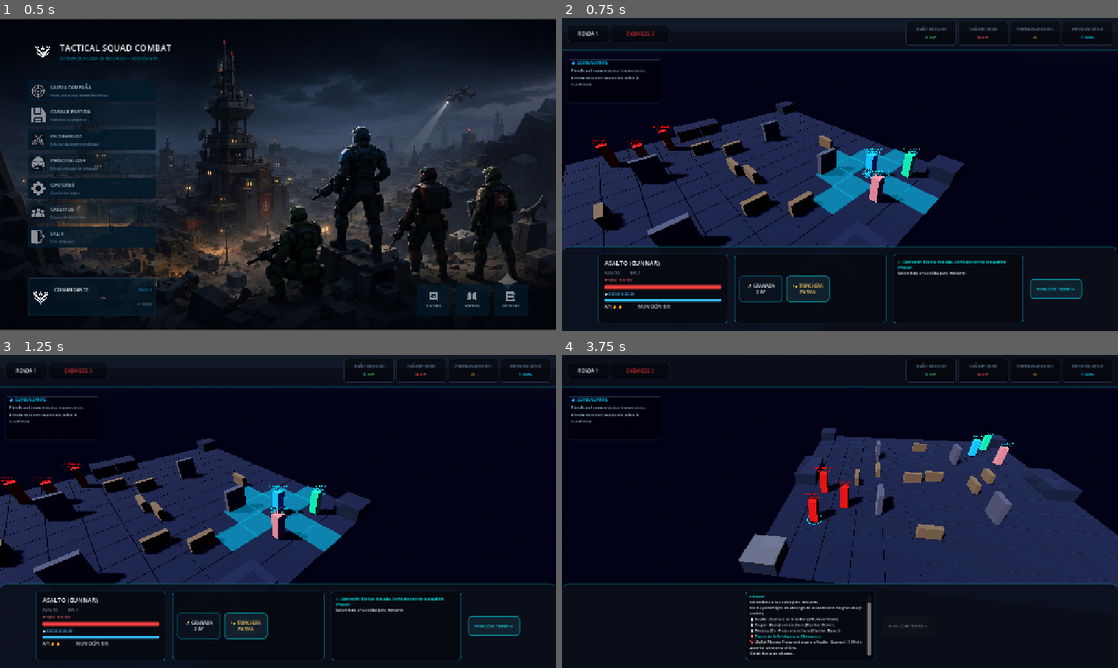
Above: before the commit, frames 1-4 (two rows, left to right).
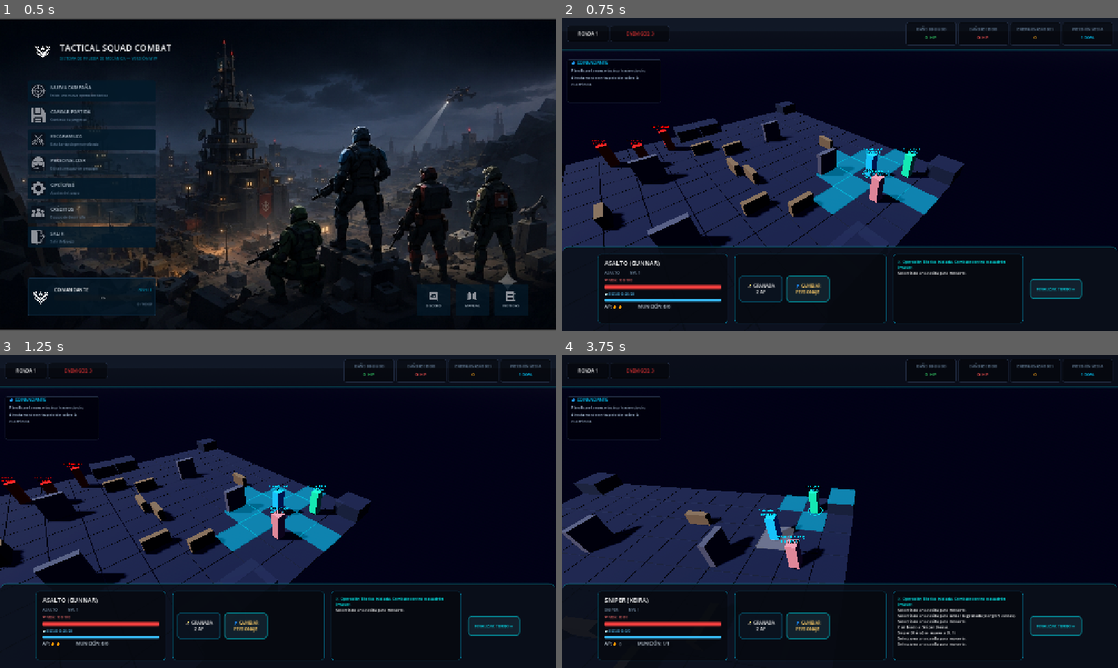
Above: after the commit, the same moments.

Repository: axel-molina/WarTacticGame
Game: Godot game, scene res://scenes/menu/menu_scene.tscn
Two runs of this game, one before a commit and one after it. Both use one fixed random seed, a clock stepped at 60 frames per second and the inputs below.
Inputs (mouse positions are in pixels of both pictures, inside the frame that each line leads up to):
- Up to frame 1 (0.5 s): no input
- Up to frame 2 (0.75 s): click (650, 140) at 0.5 s
- Up to frame 3 (1.25 s): no input
- Up to frame 4 (3.75 s): click "💣 GRANADA 2 AP" at 1.25 s; click "🚧 TRINCHERA PASIVA" (after the commit: "👤 CAMBIAR PERSONAJE") at 2 s; tap Enter at 2.75 s; move the mouse to (962, 495) at 2.77 s; hold Right (ui_right) 2.78-3.5 s; hold Q 2.78-3.5 s; click (962, 495) at 2.92 s; drag from (728, 527) to (812, 574) at 3.52 s

Frame 1 is identical in both runs. In frame 2, less than 0.1% of the frame differs, in the area x 41-47%, y 84-89%; in frame 3, less than 0.1%; in frame 4, 36%, in the area x 0-100%, y 23-98%.

Commit message:
Restore character switching, weapon fire mechanics, and tactical red highlighting for shooting/grenades based on approved plan

Diff:
--- a/tactical-squad-combat/project.godot
+++ b/tactical-squad-combat/project.godot
@@ -29,7 +29,6 @@
 window/size/viewport_height=720
 window/size/mode=3
 window/stretch/mode="canvas_items"
-window/stretch/aspect="keep"
 
 [editor_plugins]
 
--- a/tactical-squad-combat/scenes/ui/hud.tscn
+++ b/tactical-squad-combat/scenes/ui/hud.tscn
@@ -458,8 +458,8 @@
 theme_override_colors/font_color = Color(1, 0.8, 0.4, 1)
 theme_override_font_sizes/font_size = 10
 theme_override_styles/normal = SubResource("StyleBoxFlat_TurnButton")
-text = "🚧 TRINCHERA
-PASIVA"
+text = "👤 CAMBIAR
+PERSONAJE"
 
 [node name="LogPanel" type="PanelContainer" parent="HUD/BottomPanel/HBox"]
 custom_minimum_size = Vector2(300, 160)
--- a/tactical-squad-combat/scripts/autoloads/game_manager.gd
+++ b/tactical-squad-combat/scripts/autoloads/game_manager.gd
@@ -201,28 +201,12 @@
 				break
 
 func execute_enemy_turns() -> void:
-	# Simple direct AI execution for Hito 2
+	var grid_manager = get_tree().current_scene.get_node("GridManager") as GridManager
+	# Execute tactical AI for each alive enemy
 	for enemy in all_soldiers:
 		if is_instance_valid(enemy) and enemy.is_enemy and enemy.stats.hp > 0:
-			# Find closest player
-			var closest_player = null
-			var min_dist = 999
-			for player in all_soldiers:
-				if is_instance_valid(player) and not player.is_enemy and player.stats.hp > 0:
-					var dist = CombatCalculator.get_distance(enemy.grid_position, player.grid_position)
-					if dist < min_dist:
-						min_dist = dist
-						closest_player = player
-
-			if closest_player:
-				if enemy.stats.ammo <= 0:
-					enemy.stats.ammo = enemy.stats.max_ammo
-					EventBus.combat_log_added.emit("🤖 %s recarga su arma." % [enemy.soldier_name], "info")
-				else:
-					execute_shoot(enemy, closest_player)
-				# Spend remaining AP
-				enemy.stats.ap = 0
-				await get_tree().create_timer(1.0).timeout
+			enemy.stats.ap = enemy.stats.max_ap # Reset enemy AP at start of their action phase
+			await EnemyAIController.execute_enemy_action(enemy, grid_manager)
 
 	# Return turn to player
 	end_turn()
--- a/tactical-squad-combat/scripts/grid/grid_cell.gd
+++ b/tactical-squad-combat/scripts/grid/grid_cell.gd
@@ -40,9 +40,19 @@
 		mesh.position.y = -0.05
 
 
-func set_highlight(value: bool) -> void:
+func set_highlight(value: bool, color_type: String = "cyan") -> void:
 	if highlight_border:
 		highlight_border.visible = value
+		if value:
+			var mat = highlight_border.material_override as StandardMaterial3D
+			if mat:
+				# Duplicar el material para no afectar a todas las celdas simultaneamente
+				var dup_mat = mat.duplicate() as StandardMaterial3D
+				if color_type == "red":
+					dup_mat.albedo_color = Color(1.0, 0.1, 0.1, 0.45) # Rojo traslucido para combate
+				else:
+					dup_mat.albedo_color = Color(0.0, 0.8, 1.0, 0.4)  # Celeste original para movimiento
+				highlight_border.material_override = dup_mat
 
 func _on_mouse_entered() -> void:
 	if hover_border:
--- a/tactical-squad-combat/scripts/grid/grid_manager.gd
+++ b/tactical-squad-combat/scripts/grid/grid_manager.gd
@@ -145,12 +145,12 @@
 			reachable.append(target_pos)
 	return reachable
 
-func highlight_reachable_cells(reachable: Array[Vector2i]) -> void:
+func highlight_reachable_cells(reachable: Array[Vector2i], color_type: String = "cyan") -> void:
 	clear_highlights()
 	for pos in reachable:
 		var cell = get_cell(pos)
 		if cell:
-			cell.set_highlight(true)
+			cell.set_highlight(true, color_type)
 
 func clear_highlights() -> void:
 	for cell in cells_dict.values():
--- a/tactical-squad-combat/scripts/ui/hud_controller.gd
+++ b/tactical-squad-combat/scripts/ui/hud_controller.gd
@@ -202,6 +202,12 @@
 	var grid_manager = get_tree().current_scene.get_node("GridManager") as GridManager
 	if grid_manager:
 		grid_manager.clear_highlights()
+		# Resaltar en rojo las celdas de los enemigos vivos
+		var enemy_cells: Array[Vector2i] = []
+		for s in GameManager.all_soldiers:
+			if is_instance_valid(s) and s.is_enemy and s.stats.hp > 0:
+				enemy_cells.append(s.grid_position)
+		grid_manager.highlight_reachable_cells(enemy_cells, "red")
 
 func _on_btn_reload_pressed() -> void:
 	if not is_instance_valid(selected_soldier): return
@@ -225,23 +231,36 @@
 
 func _on_btn_grenade_pressed() -> void:
 	if not is_instance_valid(selected_soldier): return
-	var closest_enemy = null
-	var min_dist = 999
-	for enemy in GameManager.all_soldiers:
-		if is_instance_valid(enemy) and enemy.is_enemy and enemy.stats.hp > 0:
-			var dist = CombatCalculator.get_distance(selected_soldier.grid_position, enemy.grid_position)
-			if dist < min_dist:
-				min_dist = dist
-				closest_enemy = enemy
-
-	if closest_enemy and min_dist <= 5:
-		GameManager.execute_grenade(selected_soldier, closest_enemy.grid_position)
+	GameManager.selected_action = "grenade"
+	EventBus.combat_log_added.emit("Selecciona una casilla para lanzar la granada (Rango: 5 celdas).", "info")
+
+	var grid_manager = get_tree().current_scene.get_node("GridManager") as GridManager
+	if grid_manager:
+		grid_manager.clear_highlights()
+		# Encontrar todas las celdas en un radio Manhattan de 5
+		var grenade_cells: Array[Vector2i] = []
+		var start_pos = selected_soldier.grid_position
+		for dx in range(-5, 6):
+			for dy in range(-5, 6):
+				if abs(dx) + abs(dy) <= 5:
+					var target_pos = start_pos + Vector2i(dx, dy)
+					# Comprobar limites de la cuadricula
+					if target_pos.x >= 0 and target_pos.x < GameManager.grid_size and target_pos.y >= 0 and target_pos.y < GameManager.grid_size:
+						grenade_cells.append(target_pos)
+		grid_manager.highlight_reachable_cells(grenade_cells, "red")
+
+func _on_btn_end_turn_pressed() -> void:
+	if not is_instance_valid(selected_soldier): return
+	# Buscar el siguiente soldado aliado vivo en el escuadron de forma ciclica
+	var player_soldiers = GameManager.all_soldiers.filter(func(s): return is_instance_valid(s) and not s.is_enemy and s.stats.hp > 0)
+	if player_soldiers.size() > 1:
+		var current_idx = player_soldiers.find(selected_soldier)
+		var next_idx = (current_idx + 1) % player_soldiers.size()
+		var next_soldier = player_soldiers[next_idx]
+		EventBus.soldier_selected.emit(next_soldier)
+		EventBus.combat_log_added.emit("Cambiado a: %s." % next_soldier.soldier_name, "info")
 	else:
-		EventBus.combat_log_added.emit("No hay enemigos en el rango de lanzamiento de granada (5 celdas).", "info")
-
-func _on_btn_end_turn_pressed() -> void:
-	# End Turn Trinchera triggers trincheras
-	GameManager.end_turn()
+		EventBus.combat_log_added.emit("No hay otros soldados aliados disponibles.", "info")
 
 func _on_btn_turn_pressed() -> void:
 	GameManager.end_turn()
Not shown, changed: tactical-squad-combat/Animations/BlackSoldier/Dying.fbx.import
Not shown, changed: tactical-squad-combat/Animations/BlackSoldier/Dying_0.png.import
Not shown, changed: tactical-squad-combat/Animations/BlackSoldier/Firing_Rifle.fbx.import
Not shown, changed: tactical-squad-combat/Animations/BlackSoldier/Firing_Rifle_0.png.import
Not shown, changed: tactical-squad-combat/Animations/BlackSoldier/Hit_Reaction.fbx.import
Not shown, changed: tactical-squad-combat/Animations/BlackSoldier/Hit_Reaction_0.png.import
Not shown, changed: tactical-squad-combat/Animations/BlackSoldier/Rifle_Idle.fbx.import
Not shown, changed: tactical-squad-combat/Animations/BlackSoldier/Rifle_Idle_0.png.import
Not shown, changed: tactical-squad-combat/Animations/BlackSoldier/Rifle_Run.fbx.import
Not shown, changed: tactical-squad-combat/Animations/BlackSoldier/Rifle_Run_0.png.import
Not shown, changed: tactical-squad-combat/Animations/BlackSoldier/Rifle_dying.fbx.import
Not shown, changed: tactical-squad-combat/Animations/BlackSoldier/Rifle_dying_0.png.import
(and 4 more such lines)
